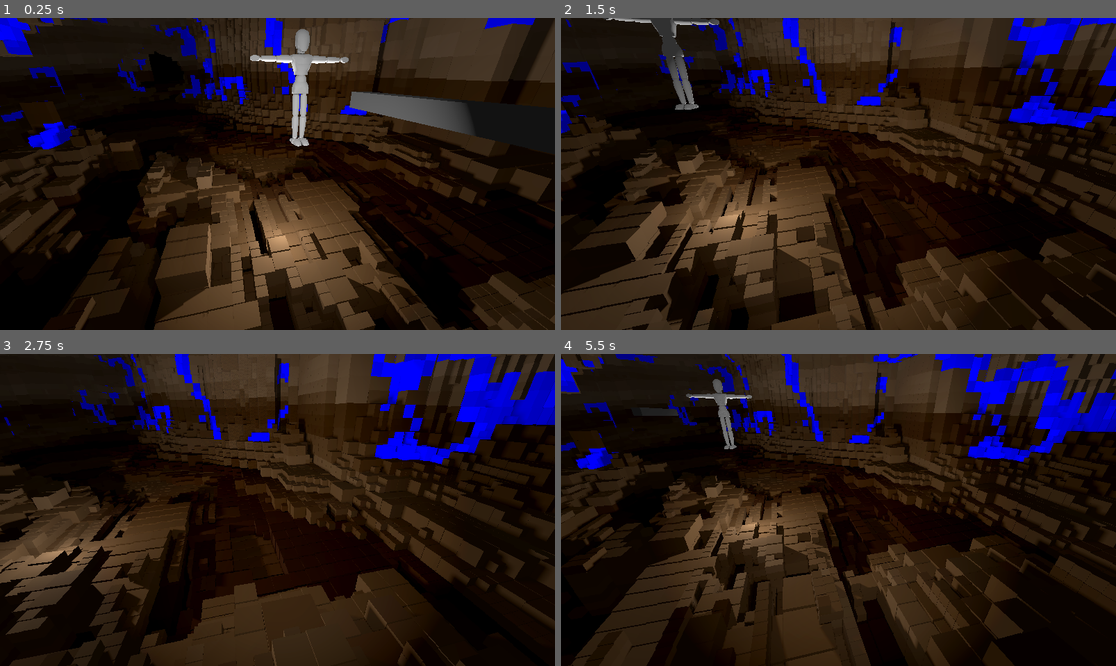
Above: before the commit, frames 1-4 (two rows, left to right).
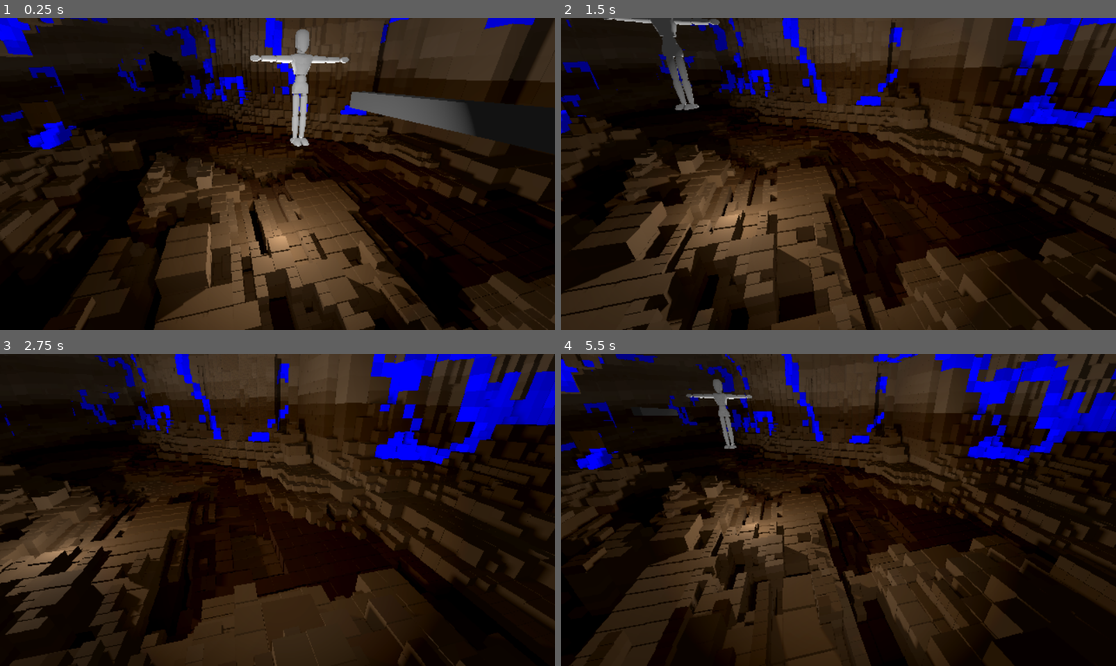
Above: after the commit, the same moments.

Repository: CodedNil/TestingVoxels
Game: Godot game, scene res://main_scene.tscn
The game is run twice, just before and just after one commit, with the same random seed, the same clock (stepped at 60 frames per second) and the same inputs.
Inputs (mouse positions are in pixels of both pictures, inside the frame that each line leads up to):
- Up to frame 1 (0.25 s): no input
- Up to frame 2 (1.5 s): tap Enter at 0.5 s; move the mouse to (960, 158) at 0.52 s; hold D 0.53-1.25 s; tap Q at 0.6 s; click (960, 158) at 0.67 s; drag from (727, 189) to (810, 236) at 1.27 s
- Up to frame 3 (2.75 s): tap Space at 2 s; move the mouse to (333, 441) at 2.02 s; hold D from 2.03 s (still down); tap Shift at 2.1 s
- Up to frame 4 (5.5 s): release D at 2.75 s; drag from (810, 572) to (672, 463) at 2.77 s; tap Enter at 3.5 s; move the mouse to (1005, 556) at 3.52 s; hold A 3.53-4.25 s; tap Q at 3.6 s; drag from (672, 463) to (755, 432) at 4.27 s; tap Space at 5 s; move the mouse to (866, 510) at 5.02 s; hold S from 5.03 s (still down); tap Shift at 5.1 s; click (866, 510) at 5.17 s

The runs differ from the first frame. In frame 1, 1.7% of the frame differs, in the area x 0-100%, y 0-100%; in frame 2, 1.9%; in frame 3, 1.7%; in frame 4, 2.1%.

Commit message:
Optimised finding chunks to progress

Diff:
--- a/main_scene.tscn
+++ b/main_scene.tscn
@@ -13,6 +13,7 @@
 background_mode = 1
 ambient_light_source = 2
 ambient_light_color = Color(0.196078, 0.196078, 0.196078, 1)
+reflected_light_source = 1
 ssr_enabled = true
 ssao_enabled = true
 ssao_detail = 5.0
--- a/project.godot
+++ b/project.godot
@@ -31,6 +31,8 @@
 global_illumination/voxel_gi/quality=1
 environment/ssao/quality=3
 environment/ssil/quality=3
+scaling_3d/mode=1
+scaling_3d/scale=0.8
 environment/screen_space_reflection/roughness_quality=2
 environment/subsurface_scattering/subsurface_scattering_quality=2
 anti_aliasing/quality/msaa_2d=3
--- a/voxel_gen.gd
+++ b/voxel_gen.gd
@@ -257,6 +257,7 @@
 			var nAirVoxels: int = 0
 			# Smaller voxels have higher threshold for air, so less small voxels made
 			var maxAirVoxels: int = 4 if voxelSize == 0.5 else 2 if voxelSize == 1 else 0
+			# TODO Store this data for use below which is repeated
 			for x in [-0.5, 0.5]:
 				for z in [-0.5, 0.5]:
 					var pos2d: Vector2 = Vector2(pos3d.x + x * voxelSize, pos3d.z + z * voxelSize)
@@ -279,8 +280,8 @@
 				return
 		# Otherwise, subdivide it into 8 smaller voxels
 		for x in [-0.5, 0.5]:
-			for y in [-0.5, 0.5]:
-				for z in [-0.5, 0.5]:
+			for z in [-0.5, 0.5]:
+				for y in [-0.5, 0.5]:
 					var nVoxelSize: float = voxelSize / 2
 					var pos2: Vector3 = pos3d + Vector3(x, y, z) * nVoxelSize
 
@@ -292,6 +293,7 @@
 
 	# Progress on subdivisions
 	func progress(startTime):
+		var subdivisionRate: int = 0
 		var newProgress: Array = []
 		for subdivision in progressSubdivisions:
 			# Try to maintain a good framerate
@@ -299,8 +301,10 @@
 				newProgress.append(subdivision)
 			else:
 				subdivideVoxel(subdivision[0], subdivision[1])
+				subdivisionRate += 1
 		progressSubdivisions = newProgress
 		rerenderMultiMeshes()
+		return subdivisionRate
 
 	# Release subdivisions
 	func releaseSubdivisions(newVoxelSize):
@@ -310,32 +314,16 @@
 
 
 var chunks: Dictionary = {}
-
-func sortDescending(a, b):
-	if a[0] > b[0]:
+var chunkToProgress: Array = []
+var subdivisionRates = []
+
+func sortAscending(a, b):
+	if a[0] < b[0]:
 		return true
 	return false
 
-func _process(_delta):
-	# Get time to calculate ms budget
-	var startTime: float = Time.get_ticks_msec()
-
-	# Find chunks near the camera that need to be created
-	var camera: Node3D = get_parent().get_node("Camera3D")
-	var cameraPos: Vector3 = camera.global_transform.origin
-
-	var cameraChunkPos: Vector3 = Vector3(
-		floor(cameraPos.x / chunkSize) * chunkSize,
-		floor(cameraPos.y / chunkSize) * chunkSize,
-		floor(cameraPos.z / chunkSize) * chunkSize
-	)
-
-	# Only update one chunk per frame max
-	var chunkToProgress: Array = []
-	var renderDists: Array = [0]
-	for dist in range(1, renderDistance):
-		renderDists.append(dist)
-		renderDists.append(-dist)
+func getChunksToProgress(camera, cameraPos, cameraChunkPos):
+	chunkToProgress = []
 
 	# Loop through chunks in a spiral pattern
 	var hRD: float = float(renderDistance) / 2
@@ -387,19 +375,53 @@
 		z += dz
 
 	# Sort chunks by priority
-	chunkToProgress.sort_custom(sortDescending)
-	# Perhaps do the entire above only once every x seconds (or if chunkToProgress is empty)
+	chunkToProgress.sort_custom(sortAscending)
+	# Remove all but the last 20 elements
+	if chunkToProgress.size() > 20:
+		chunkToProgress.resize(20)
+	# Reverse the array so the highest priority is last
+	chunkToProgress.reverse()
+
+func _process(_delta):
+	# Get time to calculate ms budget
+	var startTime: float = Time.get_ticks_msec()
+
+	# Find chunks near the camera that need to be created
+	var camera: Node3D = get_parent().get_node("Camera3D")
+	var cameraPos: Vector3 = camera.global_transform.origin
+
+	var cameraChunkPos: Vector3 = Vector3(
+		floor(cameraPos.x / chunkSize) * chunkSize,
+		floor(cameraPos.y / chunkSize) * chunkSize,
+		floor(cameraPos.z / chunkSize) * chunkSize
+	)
+
+	var subdivisionRate: int = 0
 
 	# Progress on priority chunk
 	if chunkToProgress.size() != 0:
 		for i in range(20):
 			var chunk: Array = chunkToProgress.pop_back()
-			chunk[1].progress(startTime)
+			subdivisionRate += chunk[1].progress(startTime)
 			# Try to maintain a good framerate
 			if Time.get_ticks_msec() - startTime > msBudget:
 				break
 			if chunkToProgress.size() == 0:
+				# Get new chunks to progress
+				getChunksToProgress(camera, cameraPos, cameraChunkPos)
 				break
+	else:
+		# Get new chunks to progress
+		getChunksToProgress(camera, cameraPos, cameraChunkPos)
+
+	# Add subdivision rate to array
+	subdivisionRates.append(subdivisionRate)
+	# Average subdivision rate over the last 20 frames
+	var avgSubdivisionRate: float = 0
+	if subdivisionRates.size() > 20:
+		for i in range(20):
+			avgSubdivisionRate += subdivisionRates[len(subdivisionRates) - 1 - i]
+		avgSubdivisionRate /= 20
 
 	# Remove chunks that are too far away
 	var totalVoxels: int = 0
@@ -416,9 +438,10 @@
 					totalVoxels += mesh.instance_count
 
 	# Print stats
-	var message: Array = []
+	var message: Array[String] = []
 	message.append("FPS: " + str(Engine.get_frames_per_second()))
 	message.append("Total voxels: " + str(totalVoxels))
 	message.append("Total meshes: " + str(totalMeshes))
 	message.append("Total chunks: " + str(chunks.size()))
+	message.append("Subdivision rate: " + str(avgSubdivisionRate))
 	print('\n'.join(message))
